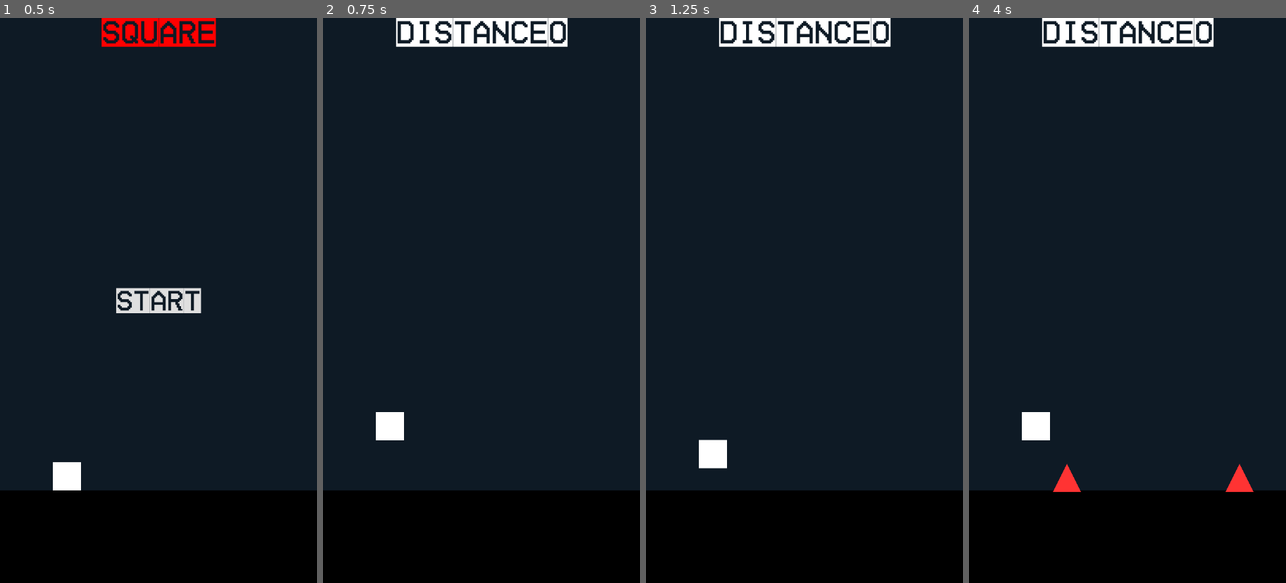
Above: before the commit, frames 1-4 (left to right).
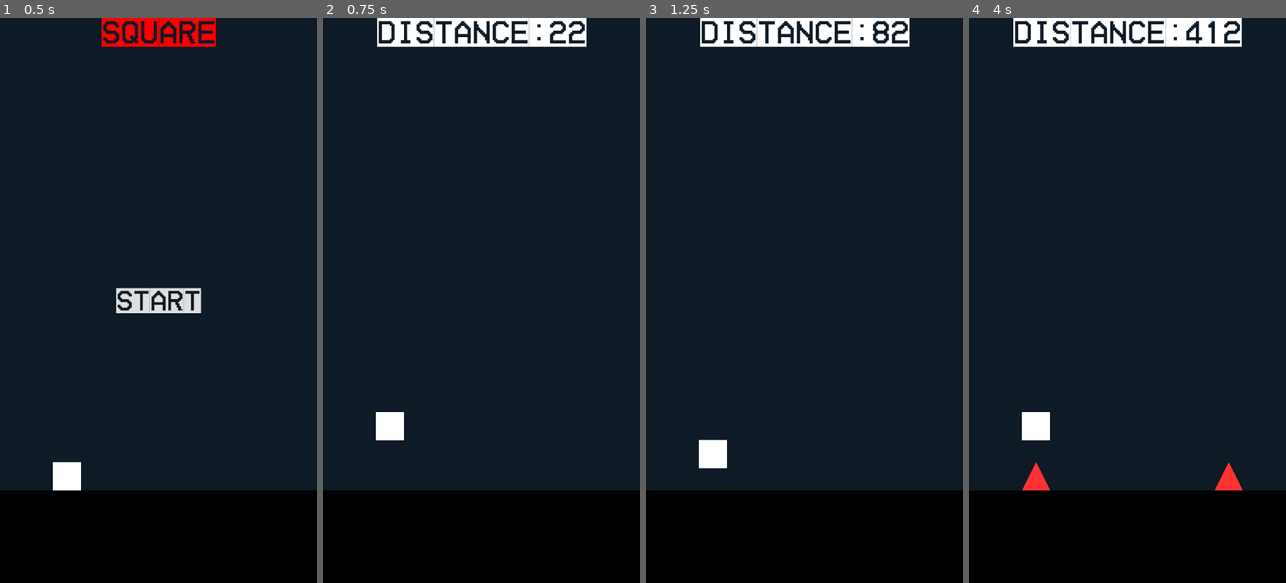
Above: after the commit, the same moments.

Repository: kelvin-kn/cheche
Game: Godot game, scene res://scenes/main.tscn
Two runs of this game, one before a commit and one after it. Both use one fixed random seed, a clock stepped at 60 frames per second and the inputs below.
Inputs:
- Up to frame 1 (0.5 s): no input
- Up to frame 2 (0.75 s): click "START" at 0.5 s
- Up to frame 3 (1.25 s): no input
- Up to frame 4 (4 s): tap Space (jump) at 1.52, 2.27, 3.77 s

Frame 1 is identical in both runs. In frame 2, 1.5% of the frame differs, in the area x 16-84%, y 0-6%; in frame 3, 1.5%; in frame 4, 2.9%, in the area x 14-90%, y 0-84%.

Commit message:
variable speed added.

Diff:
--- a/scripts/main.gd
+++ b/scripts/main.gd
@@ -5,9 +5,13 @@
 enum GameState { READY, RUNNING, DEAD }
 var state: GameState = GameState.READY
 
-var distance : int = 0
+var distance : = 0
 var world_speed : float = 280.0  # must match spike speed
-var rate : float = 0.1
+var rate : float = 0.5
+
+@export var base_speed : float = 300.0
+@export var max_speed := 700.0
+@export var speed_increase_per_1000 := 50.0
 
 @onready var player : CharacterBody2D = $Player
 @onready var spawner : Node2D = $Spawner
@@ -31,13 +35,20 @@
 func get_ground_top_y() -> float:
 	return ground.position.y - ground_height / 2
 
+func get_current_speed() -> float:
+	var extra := (distance / 1000.0) * speed_increase_per_1000
+	return min(base_speed + extra, max_speed)
+
 func _process(delta):
 	delta = min(delta, 0.05)
 
 	if state == GameState.RUNNING:
 		distance += world_speed * delta * rate
 		world_speed += 1 * delta
-		score_label.text = "DISTANCE" + str(int(distance))
+		score_label.text = "DISTANCE:" + str(int(distance))
+
+		for spike in spawner.get_children():
+			spike.position.x -= get_current_speed() * delta
 
 func enter_ready():
 	state = GameState.READY
@@ -62,6 +73,7 @@
 	score_label.show()
 	spawner.start()
 
+
 func enter_dead():
 	state = GameState.DEAD
 
--- a/scripts/spawner.gd
+++ b/scripts/spawner.gd
@@ -5,7 +5,6 @@
 var interval : float = 1.4
 var active : bool = false
 var ground_top_y := 0.0
-
 
 func start():
 	active = true
@@ -26,6 +25,6 @@
 
 func spawn_spike():
 	var spike = spike_scene.instantiate()
-	var spike_height = 0  # known size
+	var spike_height = 4  # known size
 	spike.position = Vector2(get_viewport_rect().size.x + 40, ground_top_y - spike_height)
 	add_child(spike)
--- a/scripts/spike.gd
+++ b/scripts/spike.gd
@@ -7,8 +7,10 @@
 
 func _process(delta):
 	delta = min(delta, 0.05)
-	position.x -= speed * delta
+	#position.x -= speed * delta
 	position.y = max(position.y, 0)
+
+
 
 	# Clean up when off-screen
 	if position.x < -100:
Not shown, added: scenes/mai6AB3.tmp
